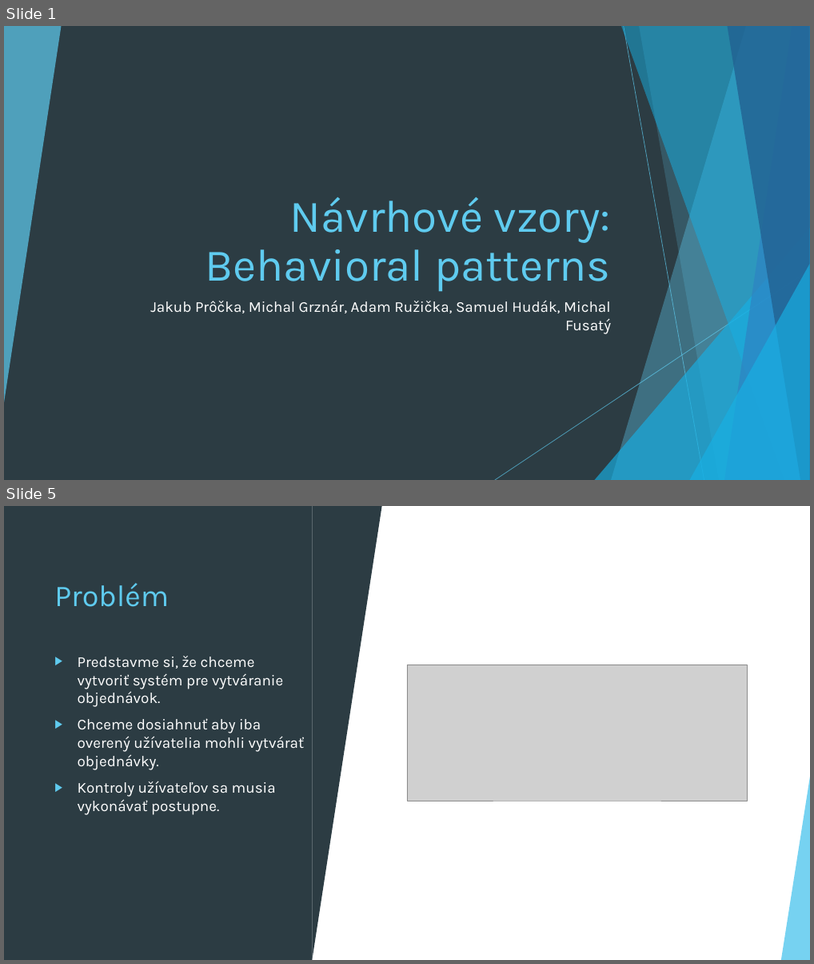
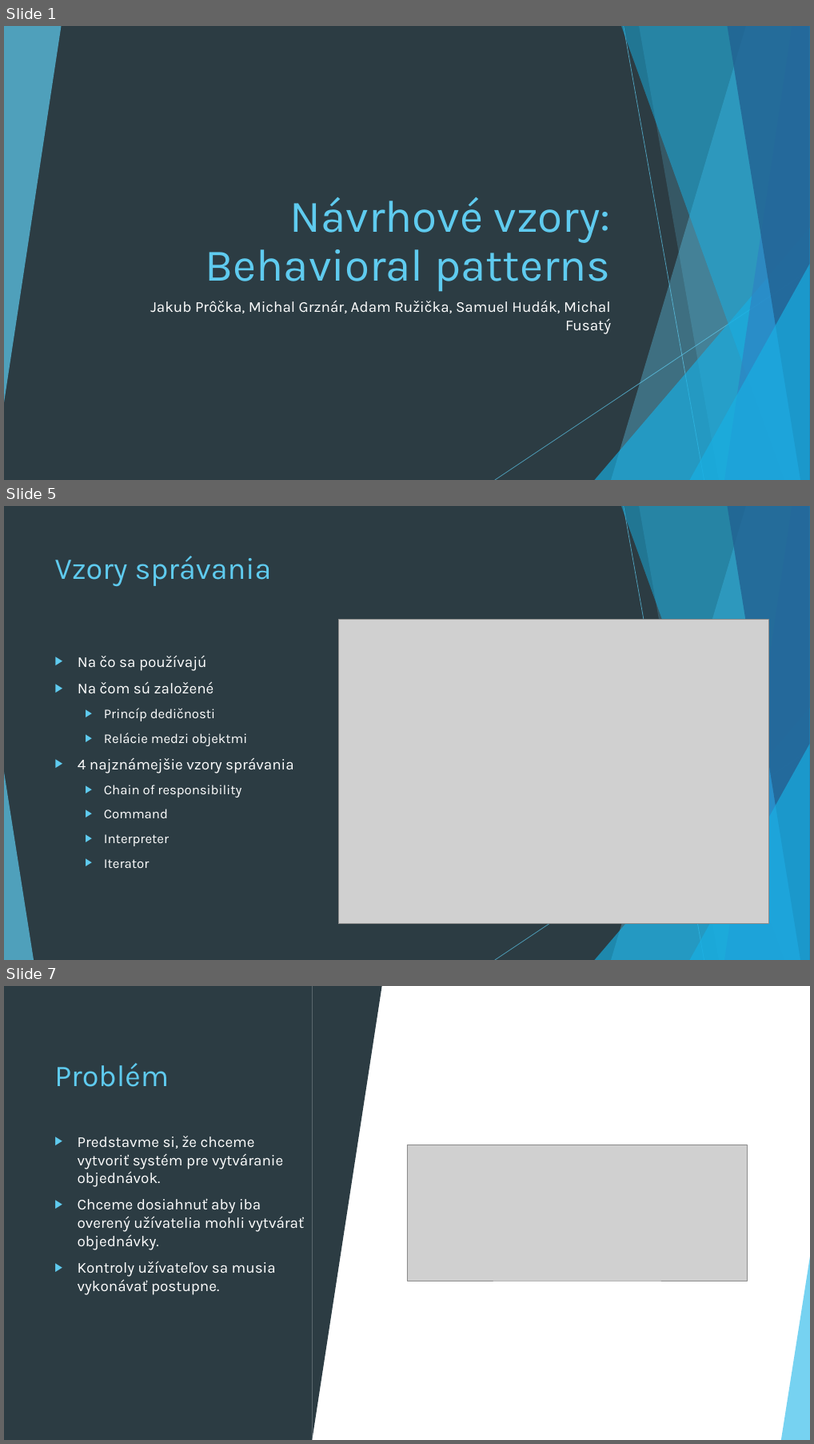
Before and after one commit to Rokulus/ASOS_prezentacia3, a slide deck: Behavioral_Design_Patterns.pptx. Shown one above the other, each under a label of ours: slides 1 and 5 before the commit, slides 1, 5 and 7 after it; the slides between them are not shown. The pictures are 814x964 and 814x1444 pixels, drawn with LibreOffice and Linux fonts; fonts in the diff are those of the drawing; grey boxes stand for pictures. Boxes give left, top, right and bottom in pixels: in the first picture for what was removed or moved away, otherwise in the second. Text is boxed around its words. In the diff, an @@ line names an element or a change of style, - is before the commit and + after.

```diff
--- a/Behavioral_Design_Patterns.pptx
+++ b/Behavioral_Design_Patterns.pptx
@@ slide 5 added at (4, 506, 810, 960), background #2C3C43; not listed: 10 template elements that a slide beside it also shows @@
@@ rectangle added at (4, 506, 810, 960), fill #2C3C43 @@
@@ title added at (55, 556, 272, 586), 36 pt, text #5FCBEF @@
+Vzory správania
@@ picture added at (339, 620, 770, 924) @@
@@ text added at (78, 655, 294, 868), 16 pt, text #FFFFFF @@
+▶ Na čo sa používajú
+▶ Na čom sú založené
+  ▶ Princíp dedičnosti
+  ▶ Relácie medzi objektmi
+▶ 4 najznámejšie vzory správania
+  ▶ Chain of responsibility
+  ▶ Command
+  ▶ Interpreter
+  ▶ Iterator
@@ group added at (4, 506, 810, 960): 5 freeform shapes, 3 triangles, 2 lines @@
@@ what was slide 5 is now slide 7 @@
```
Also in this commit, not shown: 3 slides changed, 1 other slide added.
